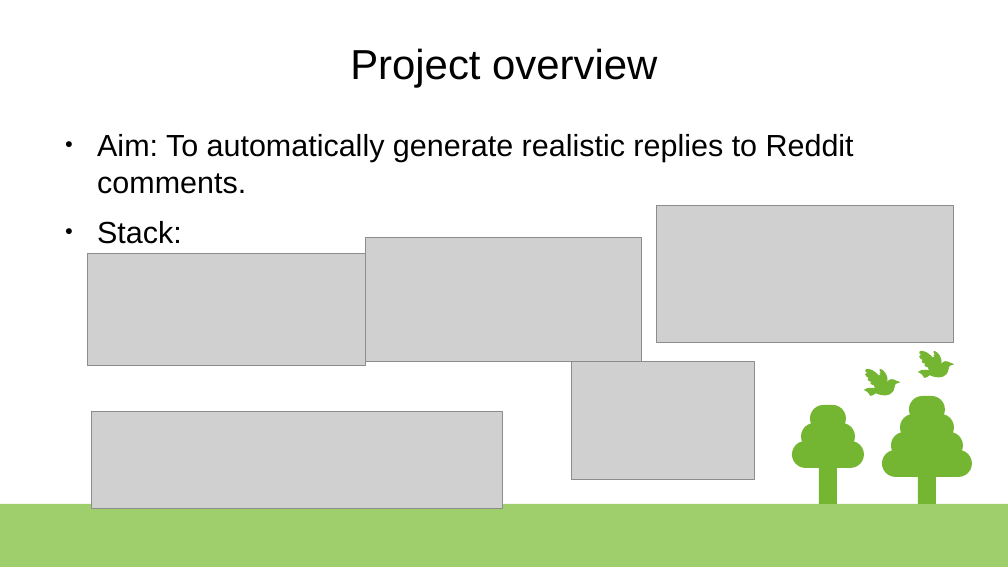
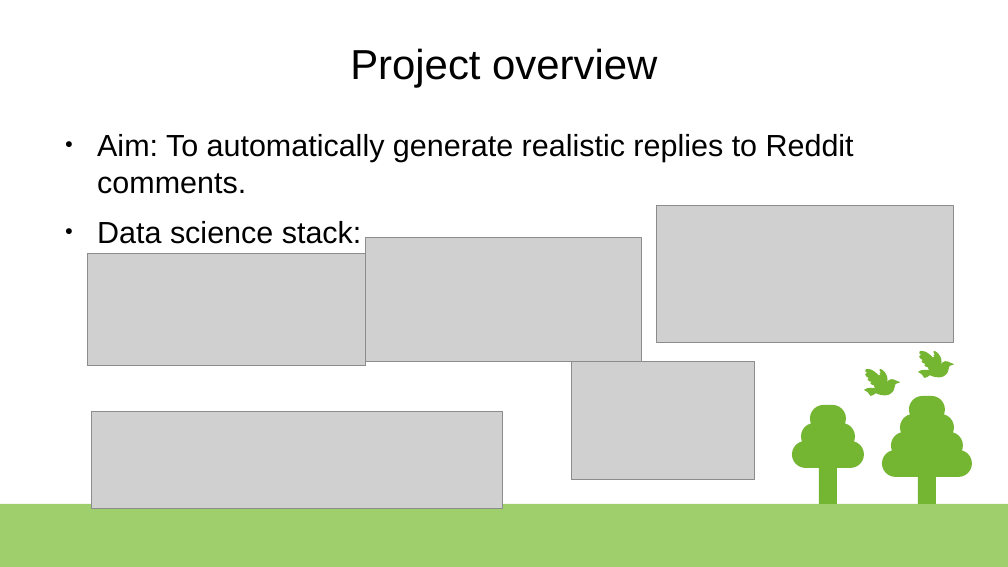
Before and after one commit to Charlie-Bell/final-project-spiced, a slide deck: slide 2 of presentation.odp. Drawn at 1008x567 pixels with LibreOffice and Linux fonts; fonts in the diff are those of the drawing; grey boxes stand for pictures. Boxes give left, top, right and bottom in pixels: in the first picture for what was removed or moved away, otherwise in the second. Text is boxed around its words. In the diff, an @@ line names an element or a change of style, - is before the commit and + after.

```diff
--- a/presentation.odp
+++ b/presentation.odp
@@ text at box(97, 221, 362, 244): text changed @@
-● Stack:
+● Data science stack:
```
Also in this commit, not shown: 1 slide added, 1 other file.
